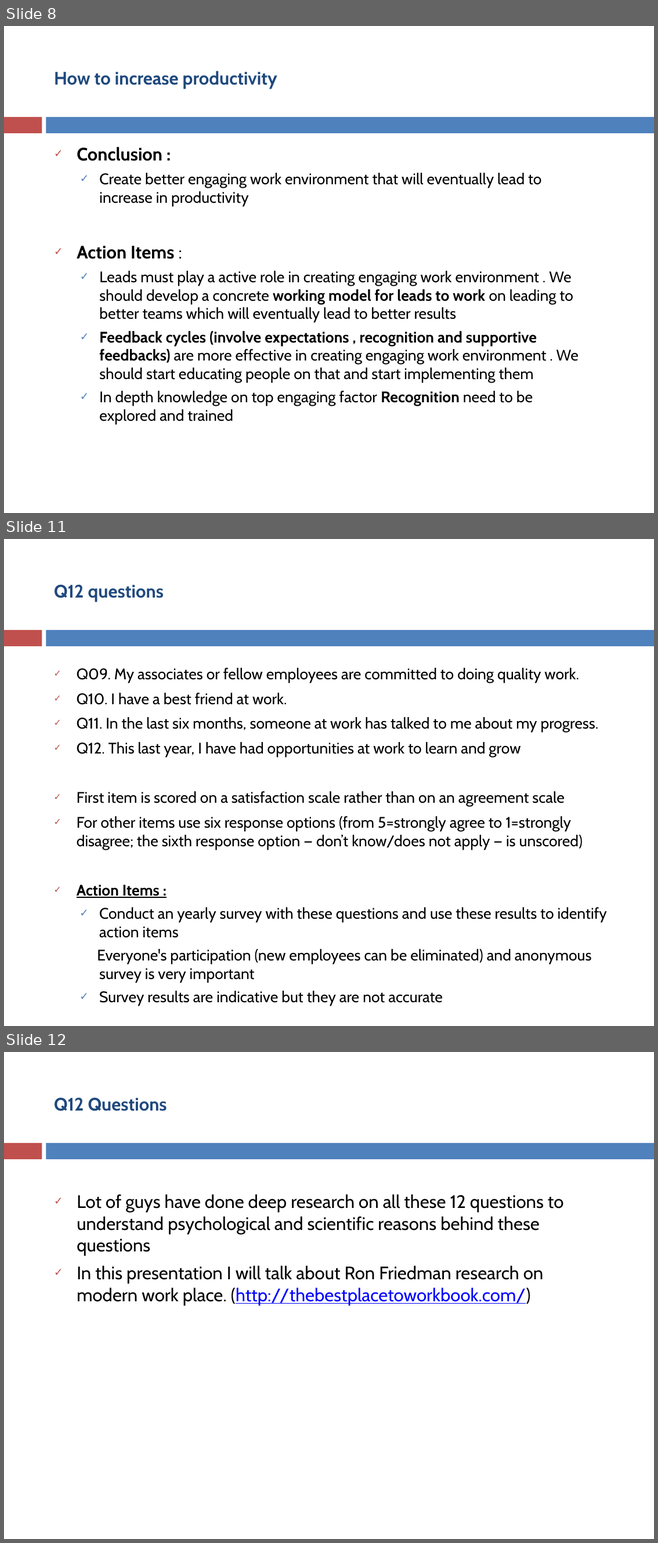
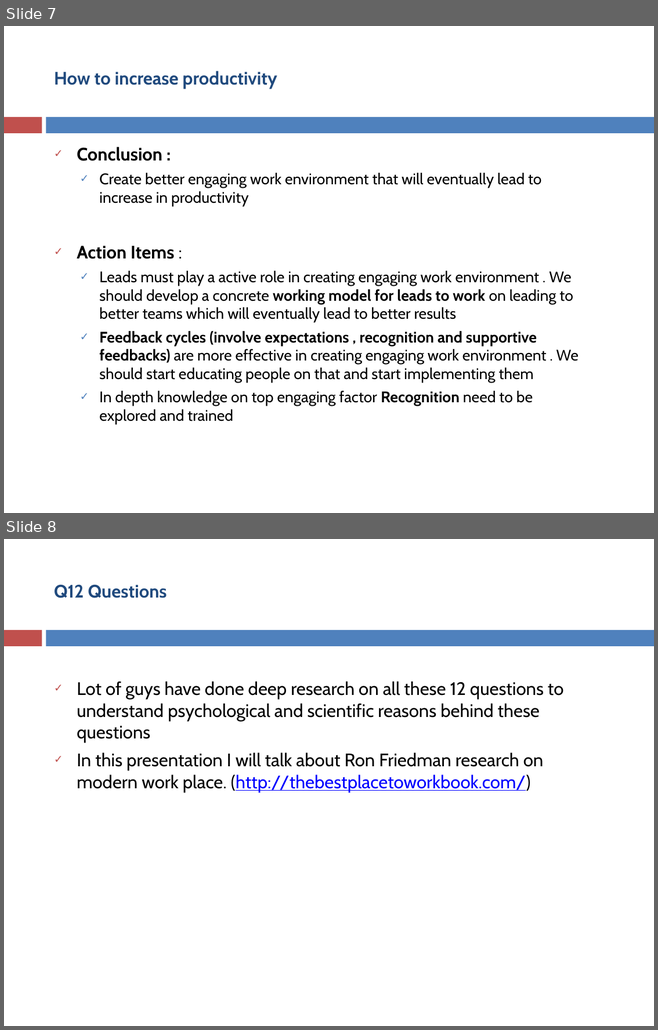
Before and after one commit to asakala/notes, a slide deck: Prokarma/Magnetic Work Environment.pptx. Shown one above the other, each under a label of ours: slides 8, 11 and 12 before the commit, slides 7 and 8 after it; the slides between them are not shown. The pictures are 658x1543 and 658x1030 pixels, drawn with LibreOffice and Linux fonts; fonts in the diff are those of the drawing. Boxes give left, top, right and bottom in pixels: in the first picture for what was removed or moved away, otherwise in the second. Text is boxed around its words. In the diff, an @@ line names an element or a change of style, - is before the commit and + after.

```diff
--- a/Prokarma/Magnetic Work Environment.pptx
+++ b/Prokarma/Magnetic Work Environment.pptx
@@ slide 11 removed at box(4, 539, 654, 1026), background #FFFFFF; not listed: 2 template elements that a slide beside it also shows @@
@@ title removed at box(54, 584, 164, 602) @@
-Q12 questions
@@ text removed at box(76, 668, 607, 983) @@
-✓ Q09. My associates or fellow employees are committed to doing quality work.
-✓ Q10. I have a best friend at work.
-✓ Q11. In the last six months, someone at work has talked to me about my progress.
-✓ Q12. This last year, I have had opportunities at work to learn and grow
-✓ First item is scored on a satisfaction scale rather than on an agreement scale
-✓ For other items use six response options (from 5=strongly agree to 1=strongly disagree; the sixth response option — don’t know/does not apply — is unscored)
-✓ Action Items :
-  ✓ Conduct an yearly survey with these questions and use these results to identify action items
-  Everyone's participation (new employees can be eliminated) and anonymous survey is very important
-  ✓ Survey results are indicative but they are not accurate
@@ what was slide 8 is now slide 7 @@
@@ what was slide 12 is now slide 8 @@
```
Also in this commit, not shown: 1 slide changed, 4 other slides removed, 16 other files.
